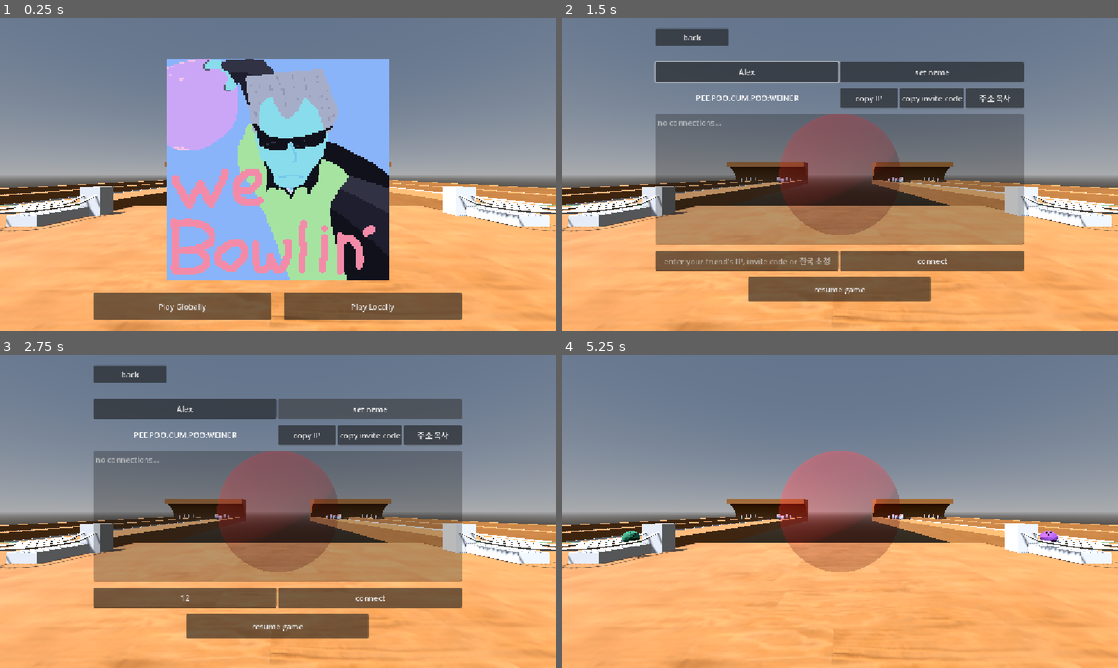
Above: before the commit, frames 1-4 (two rows, left to right).
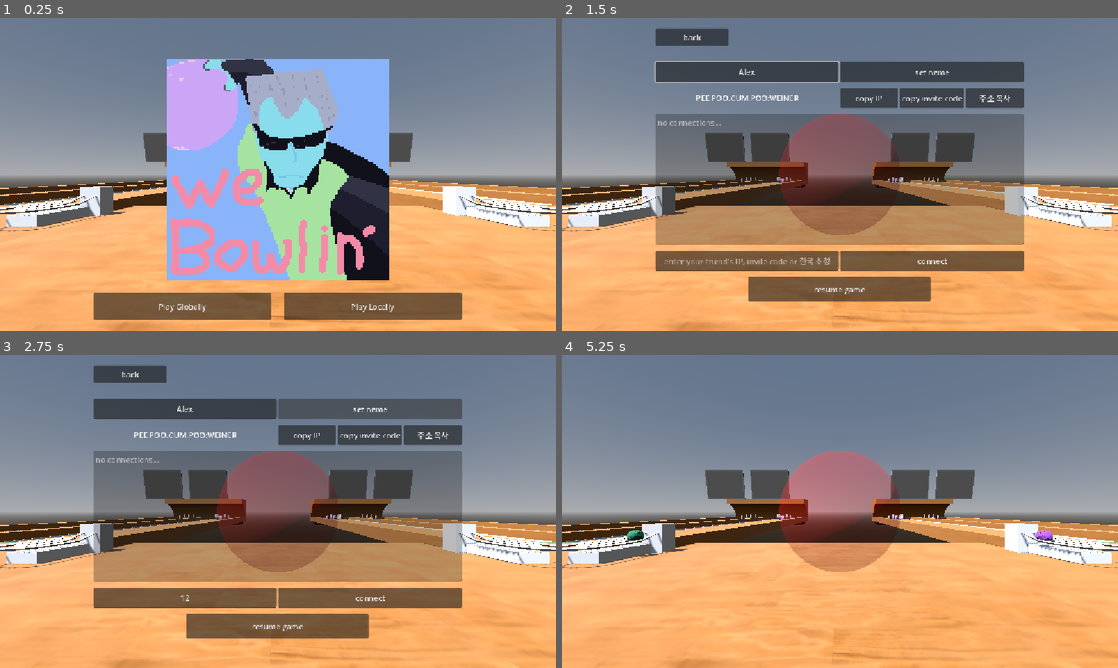
Above: after the commit, the same moments.

Repository: fennylol/wee_bowling
Game: Godot game, scene res://wee_bowlin.tscn
Two runs of this game, one before a commit and one after it. Both use one fixed random seed, a clock stepped at 60 frames per second and the inputs below.
Inputs (mouse positions are in pixels of both pictures, inside the frame that each line leads up to):
- Up to frame 1 (0.25 s): no input
- Up to frame 2 (1.5 s): click "Play Globally" at 0.5 s; click (745, 71) at 1.27 s; type "Alex" at 1.35 s
- Up to frame 3 (2.75 s): click (183, 599) at 1.5 s; type "12" at 1.58 s; click "set name" at 2 s
- Up to frame 4 (5.25 s): click "copy IP" at 2.75 s; click "copy invite code" at 3.5 s; click "주소 복사" at 4.25 s; click "resume game" at 5 s

The runs differ from the first frame. In frame 1, 0.8% of the frame differs, in the area x 25-75%, y 36-46%; in frame 2, 2.6%; in frame 3, 2.6%; in frame 4, 2.8%, in the area x 10-90%, y 36-65%.

Commit message:
extra sound, extra tv

Diff:
--- a/ball/Ball.tscn
+++ b/ball/Ball.tscn
@@ -5,6 +5,7 @@
 
 [sub_resource type="PhysicsMaterial" id="PhysicsMaterial_3uk5a"]
 friction = 0.0
+rough = true
 bounce = 0.5
 
 [sub_resource type="SphereShape3D" id="SphereShape3D_bsava"]
--- a/ball/ball.gd
+++ b/ball/ball.gd
@@ -54,11 +54,11 @@
    set_name("Ball_" + str(int(attribute_a*100)) + "_" + str(int(attribute_b)))
 
 func _handle_collision(_body:Node3D) -> void:
-   if linear_velocity.length() > 3.0:
-      if not Mouth.playing:
-         Mouth.volume_linear = lerp(0.1, 1.0, inverse_lerp(3.0, 100.0, linear_velocity.length()))
-         Mouth.stream = BONK_SOUNDS[randi_range(0,BONK_SOUNDS.size()-1)]
-         Mouth.play()
+   if not Mouth.playing and not IsHeld \
+   and linear_velocity.length() > 3.0:
+      Mouth.volume_linear = lerp(0.1, 1.0, inverse_lerp(3.0, 100.0, linear_velocity.length()))
+      Mouth.stream = BONK_SOUNDS[randi_range(0,BONK_SOUNDS.size()-1)]
+      Mouth.play()
 
 func _process(_delta: float) -> void:
    if (abs(global_position.distance_to(ParentBallMachine.global_position)) > KILL_DIST\
--- a/ball/ball_machines/ball_machine.gd
+++ b/ball/ball_machines/ball_machine.gd
@@ -18,7 +18,7 @@
       var new_ball: Ball = BALL_NODE.instantiate()
       new_ball.register(("%s:ball:%d" % [get_path(), i]).hash())
       new_ball.ParentBallMachine = self
-      new_ball.Cleared = true
+      new_ball.IsCleared = true
       new_ball.cleared.connect(_handle_cleared_ball.bind(new_ball))
       BallNodes.append(new_ball)
 
@@ -28,8 +28,8 @@
 
 func _return_ball(ball: Ball) -> void:
    ball.position = Vector3(0,1,-0.1)
-   ball.linear_velocity = Vector3(0.0,0.0,-3.5) * basis
-   ball.Cleared = false
+   ball.linear_velocity = Vector3(0.0,0.0,-2.5) * basis
+   ball.IsCleared = false
    # so a peer that hasn't returned this ball yet can't clear it again
    ball.ClaimCounter += 1
    add_child(ball)
@@ -39,11 +39,11 @@
    data.resize(BallNodes.size() * 5)
    for i in BallNodes.size():
       data.encode_u32(i*5, BallNodes[i].ClaimCounter)
-      data.encode_u8(i*5 + 4, BallNodes[i].Cleared)
+      data.encode_u8(i*5 + 4, BallNodes[i].IsCleared)
    return data
 
-@warning_ignore("integer_division")
 func apply_remote_state(data: PackedByteArray) -> void:
+   @warning_ignore("integer_division")
    for i in min(BallNodes.size(), data.size() / 5):
       if data.decode_u8(i*5 + 4): BallNodes[i].remote_clear(data.decode_u32(i*5))
 
@@ -52,7 +52,7 @@
    for ball:Ball in BallNodes:
       if ball_released:
          ball.QueueTime += MIN_BALL_GAP
-      elif ball.QueueTime <= 0.0 and ball.Cleared:
+      elif ball.QueueTime <= 0.0 and ball.IsCleared:
          ball_released = true
          _return_ball(ball)
       else:
--- a/map/lane/duel_lane.gd
+++ b/map/lane/duel_lane.gd
@@ -1,3 +1,4 @@
+@tool
 extends Node3D
 class_name DuelLane
 
--- a/map/lane/duel_lane.tscn
+++ b/map/lane/duel_lane.tscn
@@ -100,9 +100,6 @@
 [sub_resource type="ViewportTexture" id="ViewportTexture_c1rww"]
 viewport_path = NodePath("Side2/SubViewport")
 
-[sub_resource type="BoxMesh" id="BoxMesh_yd35y"]
-size = Vector3(6.4, 4.8, 6.4)
-
 [node name="DuelLane" type="Node3D" unique_id=903776092]
 script = ExtResource("1_54uiw")
 
@@ -306,11 +303,13 @@
 [node name="TV" type="MeshInstance3D" parent="Side" unique_id=1429990421]
 transform = Transform3D(0.8528685, -0.15038373, -0.5, 0.17364818, 0.9848077, 0, 0.49240386, -0.08682409, 0.8660254, 8, 10, 0)
 layers = 2
+cast_shadow = 0
 mesh = SubResource("BoxMesh_c1rww")
 
 [node name="Sprite3D" type="Sprite3D" parent="Side/TV" unique_id=806471897]
 transform = Transform3D(-4.371139e-08, 0, 1, 0, 1, 0, -1, 0, -4.371139e-08, -0.13, 0, 0)
 layers = 2
+cast_shadow = 0
 pixel_size = 0.035
 texture = SubResource("ViewportTexture_bsava")
 
@@ -354,6 +353,7 @@
 [node name="TV" type="MeshInstance3D" parent="Side2" unique_id=1420058479]
 transform = Transform3D(0.85286844, -0.15038371, 0.5, 0.17364816, 0.98480767, 0, -0.49240384, 0.08682408, 0.8660254, 8, 10, 0)
 layers = 2
+cast_shadow = 0
 mesh = SubResource("BoxMesh_c1rww")
 
 [node name="Sprite3D" type="Sprite3D" parent="Side2/TV" unique_id=214102199]
@@ -374,16 +374,3 @@
 transform = Transform3D(1, 0, 0, 0, 1, 0, 0, 0, 1, 4, 2.5, 0)
 shape = SubResource("BoxShape3D_pxq22")
 disabled = true
-
-[node name="TV" type="MeshInstance3D" parent="." unique_id=660141968]
-transform = Transform3D(0.99999994, 0, 0, 0, 0.99999994, 0, 0, 0, 1, 0, 10, 0)
-visible = false
-layers = 2
-mesh = SubResource("BoxMesh_yd35y")
-
-[node name="Sprite3D" type="Sprite3D" parent="TV" unique_id=1537561966]
-transform = Transform3D(-4.371139e-08, 0, 1, 0, 1, 0, -1, 0, -4.371139e-08, -0.13, 0, 0)
-visible = false
-layers = 2
-pixel_size = 0.035
-texture = SubResource("ViewportTexture_bsava")
--- /dev/null
+++ b/map/lane/lane.gd
@@ -0,0 +1,8 @@
+@tool
+extends Node3D
+class_name Lane
+
+@onready var ActionCam: Camera3D = $SubViewport/Camera3D
+
+func _ready() -> void:
+   ActionCam.global_position = global_position + Vector3(0, 7.5, -17.75)
--- a/map/lane/lane.tscn
+++ b/map/lane/lane.tscn
@@ -1,8 +1,15 @@
 [gd_scene format=3 uid="uid://ci6ptsk1f0dn7"]
 
 [ext_resource type="Material" uid="uid://b7b6y78efjcw" path="res://map/WoodFloor061_1K-JPG/WoodFloor061_1K-JPG.tres" id="1_2honu"]
+[ext_resource type="Script" uid="uid://bglfkplrj2o03" path="res://map/lane/lane.gd" id="1_e4ou1"]
 [ext_resource type="ArrayMesh" uid="uid://ch4b0i13bmdg6" path="res://map/quarter_pipe_mesh.tres" id="2_e4ou1"]
 [ext_resource type="Script" uid="uid://ty6gqo2ifypq" path="res://pins/pin_setter.gd" id="3_ifauo"]
+
+[sub_resource type="BoxMesh" id="BoxMesh_e4ou1"]
+size = Vector3(0.125, 5.125, 6.75)
+
+[sub_resource type="ViewportTexture" id="ViewportTexture_t7xp4"]
+viewport_path = NodePath("SubViewport")
 
 [sub_resource type="BoxMesh" id="BoxMesh_t7xp4"]
 size = Vector3(35, 0.5, 5)
@@ -34,7 +41,35 @@
 [sub_resource type="StandardMaterial3D" id="StandardMaterial3D_e4ou1"]
 albedo_color = Color(0.6509804, 0.8901961, 0.6313726, 1)
 
+[sub_resource type="BoxMesh" id="BoxMesh_ifauo"]
+size = Vector3(2.5, 1, 8)
+
+[sub_resource type="StandardMaterial3D" id="StandardMaterial3D_t7xp4"]
+transparency = 1
+albedo_color = Color(0, 0, 0, 0.98039216)
+
 [node name="Lane" type="Node3D" unique_id=1630502424]
+script = ExtResource("1_e4ou1")
+
+[node name="SubViewport" type="SubViewport" parent="." unique_id=387948921]
+size = Vector2i(256, 193)
+
+[node name="Camera3D" type="Camera3D" parent="SubViewport" unique_id=1156961046]
+transform = Transform3D(-1, 8.444392e-08, -2.2626683e-08, 0, 0.25881907, 0.9659258, 8.742278e-08, 0.9659258, -0.25881907, 0, 7.5, -17.75)
+cull_mask = 1048573
+fov = 45.0
+
+[node name="TV" type="MeshInstance3D" parent="." unique_id=179355086]
+transform = Transform3D(-4.3047308e-08, 7.590402e-09, 1, 0.17364816, 0.9848076, 0, -0.9848076, 0.17364816, -4.371139e-08, 0, 6.5, -7.5)
+layers = 2
+cast_shadow = 0
+mesh = SubResource("BoxMesh_e4ou1")
+
+[node name="Sprite3D" type="Sprite3D" parent="TV" unique_id=1197487099]
+transform = Transform3D(-4.371139e-08, 0, 1, 0, 1, 0, -1, 0, -4.371139e-08, -0.13, 0, 0)
+layers = 2
+pixel_size = 0.025
+texture = SubResource("ViewportTexture_t7xp4")
 
 [node name="floor_mesh" type="MeshInstance3D" parent="." unique_id=1718858023]
 transform = Transform3D(-4.371139e-08, 0, -1, 0, 1, 0, 1, 0, -4.371139e-08, 0, -0.25, 0)
@@ -102,3 +137,8 @@
 transform = Transform3D(1, 0, 0, 0, 1, 0, 0, 0, 1, 0, 0, 17.5)
 mesh = SubResource("BoxMesh_2honu")
 surface_material_override/0 = SubResource("StandardMaterial3D_e4ou1")
+
+[node name="pit" type="MeshInstance3D" parent="." unique_id=612284786]
+transform = Transform3D(-4.371139e-08, 0, 1, 0, 1, 0, -1, 0, -4.371139e-08, 0, -0.75, -18.75)
+mesh = SubResource("BoxMesh_ifauo")
+surface_material_override/0 = SubResource("StandardMaterial3D_t7xp4")
--- a/map/lane/lane_pair.tscn
+++ b/map/lane/lane_pair.tscn
@@ -18,6 +18,7 @@
 
 [node name="QuarterPipeMesh" type="MeshInstance3D" parent="." unique_id=528848757]
 transform = Transform3D(-3.7748947e-07, 4.3711393e-07, 17, -4.371139e-07, -5, 1.4861872e-06, 5, -4.3711384e-07, 1.2834644e-06, 0, 2, -18.75)
+layers = 2
 material_override = ExtResource("1_mii5u")
 mesh = ExtResource("2_jtt48")
 
--- a/pins/pin.gd
+++ b/pins/pin.gd
@@ -27,11 +27,11 @@
    body_entered.connect(_handle_collision)
 
 func _handle_collision(_body:Node3D) -> void:
-   if linear_velocity.length() > 0.5 \
-   or angular_velocity.length() > 0.5:
-      if not Mouth.playing:
-         Mouth.stream = BONK_SOUNDS[randi_range(0,BONK_SOUNDS.size()-1)]
-         Mouth.play()
+   if not Mouth.playing and not IsHeld \
+   and (linear_velocity.length() > 0.5 \
+   or angular_velocity.length() > 0.5):
+      Mouth.stream = BONK_SOUNDS[randi_range(0,BONK_SOUNDS.size()-1)]
+      Mouth.play()
 
 func _physics_process(_delta: float) -> void:
    if linear_velocity.length() < 0.1 \
--- a/pins/pin_setter.gd
+++ b/pins/pin_setter.gd
@@ -80,7 +80,7 @@
    mask.resize(ceili(MaxPins / 8.0))
    for i:int in MaxPins:
       var pin = GameObject.Registry.get(_pin_id(Generation, i))
-      if is_instance_valid(pin) and not pin.Cleared: mask[i >> 3] |= 1 << (i & 7)
+      if is_instance_valid(pin) and not pin.IsCleared: mask[i >> 3] |= 1 << (i & 7)
    return mask
 
 func apply_remote_state(generation: int, mask: PackedByteArray) -> void:
@@ -89,7 +89,7 @@
    for i:int in MaxPins:
       if (i >> 3) < mask.size() and mask[i >> 3] & (1 << (i & 7)): continue
       var pin = GameObject.Registry.get(_pin_id(Generation, i))
-      if is_instance_valid(pin) and not pin.Cleared: pin.remote_clear(pin.ClaimCounter)
+      if is_instance_valid(pin) and not pin.IsCleared: pin.remote_clear(pin.ClaimCounter)
 
 #func _reset_pins() -> void:
    #for i:int in MaxPins:
--- a/player/game_object.gd
+++ b/player/game_object.gd
@@ -18,7 +18,8 @@
 var RegistryID: int
 var OwnerID: int = 0
 var ClaimCounter: int = 0
-var Cleared: bool = false
+var IsCleared: bool = false
+var IsHeld: bool = false
 
 var _HasTarget: bool = false
 var _TargetPos := Vector3.ZERO
@@ -53,7 +54,7 @@
 # ownership #
 # ========= #
 func claim(by_pickup: bool) -> bool:
-   if Cleared: return false
+   if IsCleared: return false
    if OwnerID == LocalID: return true
    if OwnerID != 0 and not by_pickup: return false
    ClaimCounter += 1
@@ -79,19 +80,19 @@
 # clearing #
 # ======== #
 func try_clear() -> void:
-   if Cleared: return
+   if IsHeld or IsCleared: return
    if OwnerID != 0 and OwnerID != LocalID: return
    ClaimCounter += 1
    _clear()
    Events.object_cleared.emit(self)
 
 func remote_clear(counter: int) -> void:
-   if Cleared or counter < ClaimCounter: return
+   if IsCleared or counter < ClaimCounter: return
    ClaimCounter = counter
    _clear()
 
 func _clear() -> void:
-   Cleared = true
+   IsCleared = true
    OwnerID = 0
    _HasTarget = false
    cleared.emit()
@@ -100,7 +101,7 @@
 # data handling #
 # ============= #
 func should_broadcast() -> bool:
-   if OwnerID != LocalID or Cleared: return false
+   if OwnerID != LocalID or IsCleared: return false
    if not sleeping:
       _SentAsleep = false
       return true
@@ -118,7 +119,7 @@
    return data
 
 func on_state_data(data: PackedByteArray) -> void:
-   if Cleared or data.size() < OWNERSHIP_DATA_SIZE + TRANSFORM_DATA_SIZE: return
+   if IsCleared or data.size() < OWNERSHIP_DATA_SIZE + TRANSFORM_DATA_SIZE: return
    if accept_claim(data.decode_u32(0), data.decode_u32(4)):
       on_transform_data(data.slice(OWNERSHIP_DATA_SIZE))
 
--- a/player/player/player.gd
+++ b/player/player/player.gd
@@ -5,14 +5,27 @@
 const JUMP_VELOCITY = 4.5
 const KILL_DEPTH: float = -5.0
 const TRANSFORM_DATA_SIZE = 4*9
-const REGISTRY_ID_SIZE: int = 4
 
-static var Registry: Dictionary
-var RegistryID: int
+const GRAB_FORCE: float = 150.0
+const GRAB_DAMPING: float = 0.95
+
+const THROW_SOUNDS: Array[AudioStream] = [
+   preload("res://player/sounds/throw_0.mp3"),
+   preload("res://player/sounds/throw_1.mp3"),
+   preload("res://player/sounds/throw_2.mp3"),
+   preload("res://player/sounds/throw_3.mp3"),
+   preload("res://player/sounds/throw_4.mp3")
+]
+const RARE_THROW_SOUNDS: Array[AudioStream] = [
+   preload("res://player/sounds/throw_rare_0.mp3"),
+   preload("res://player/sounds/throw_rare_1.mp3")
+]
 
 @onready var _Camera = $Camera3D
-@onready var ObjCatcher: Area3D = $Camera3D/ObjCatcher
-@onready var ObjectVisualizerMesh: MeshInstance3D = $Camera3D/ObjCatcher/ObjectVisualizerMesh
+@onready var _ObjCatcher: Area3D = $Camera3D/ObjCatcher
+@onready var _ObjectVisualizerMesh: MeshInstance3D = $Camera3D/ObjCatcher/ObjectVisualizerMesh
+@onready var _MouthForScreaming: AudioStreamPlayer3D = $mouth_for_screaming
+
 
 signal grabbed_object(registry_id: int, released: bool)
 
@@ -32,8 +45,6 @@
 var GrabbableObj: GameObject = null
 var GrabbedObj: GameObject = null
 
-var GrabForce: float = 150.0
-var GRAB_DAMPING: float = 0.95
 
 # ╭----------------╮
 # |    UTILITY     |
@@ -82,8 +93,8 @@
    _DidGrabMatial.albedo_color = Color.DEEP_SKY_BLUE
    _DidGrabMatial.albedo_color.a = 0.25
 
-   ObjCatcher.body_entered.connect(_handle_body_entered)
-   ObjCatcher.body_exited.connect(_handle_body_exited)
+   _ObjCatcher.body_entered.connect(_handle_body_entered)
+   _ObjCatcher.body_exited.connect(_handle_body_exited)
 
 func _handle_body_entered(body: Node3D) -> void:
    if body is GameObject:
@@ -92,7 +103,7 @@
 func _handle_body_exited(body: Node3D) -> void:
    if body is GameObject:
       GrabbableObj = null
-      for other_body in ObjCatcher.get_overlapping_bodies():
+      for other_body in _ObjCatcher.get_overlapping_bodies():
          if other_body is GameObject:
             GrabbableObj = other_body
             break
@@ -109,16 +120,22 @@
    if Input.is_action_just_pressed("grab") and GrabbableObj and GrabbableObj.claim(true):
       grabbed_object.emit(GrabbableObj.RegistryID, false)
       GrabbedObj = GrabbableObj
+      GrabbedObj.IsHeld = true
    if Input.is_action_just_released("grab") and GrabbedObj:
+      if GrabbedObj.linear_velocity.length() > 3.0:
+         _MouthForScreaming.stream = THROW_SOUNDS[randi_range(0,THROW_SOUNDS.size()-1)] if randi_range(0,25) < 25 else  RARE_THROW_SOUNDS[randi_range(0,RARE_THROW_SOUNDS.size()-1)]
+         _MouthForScreaming.play()
+
       grabbed_object.emit(GrabbedObj.RegistryID, true)
+      GrabbedObj.IsHeld = false
       GrabbedObj = null
 
    if position.y <= KILL_DEPTH:
       position = Vector3.ZERO
 
-   ObjectVisualizerMesh.mesh.material = _DidGrabMatial if GrabbedObj else \
-                                        _CanGrabMatial if GrabbableObj else \
-                                        _SadMaterial
+   _ObjectVisualizerMesh.mesh.material = _DidGrabMatial if GrabbedObj else \
+                                         _CanGrabMatial if GrabbableObj else \
+                                         _SadMaterial
 
 # movement
 func _physics_process(delta):
@@ -129,7 +146,7 @@
 
    var input_dir = Input.get_vector("left", "right", "up", "down")
    var direction = (transform.basis * Vector3(input_dir.x, 0, input_dir.y)).normalized()
-   if direction:
+   if direction: # and not (GrabbedObj and Input.is_action_pressed("spin")):
       velocity.x = direction.x * SPEED
       velocity.z = direction.z * SPEED
    else:
@@ -138,9 +155,18 @@
 
    if GrabbedObj and GrabbedObj.OwnerID != GameObject.LocalID: GrabbedObj = null
    if GrabbedObj:
-      var vec_to := ObjCatcher.global_position - GrabbedObj.global_position
+      var vec_to := _ObjCatcher.global_position - GrabbedObj.global_position
       GrabbedObj.linear_velocity *= GRAB_DAMPING
-      GrabbedObj.linear_velocity += vec_to * delta * GrabForce
+      GrabbedObj.linear_velocity += vec_to * GRAB_FORCE * delta
+
+      #if Input.is_action_pressed("spin"):
+         #var spin_local := Vector3(input_dir.y, 0.0, -input_dir.x)
+         #GrabbedObj.angular_velocity += _Camera.global_basis * spin_local * SPIN_FORCE * delta
+      #else: GrabbedObj.angular_velocity *= SPIN_DAMPING
+
       grabbed_object.emit(GrabbedObj.RegistryID, false)
 
    move_and_slide()
+
+var SPIN_FORCE: float = 20.0
+var SPIN_DAMPING: float = 0.95
--- a/player/player/player.tscn
+++ b/player/player/player.tscn
@@ -21,6 +21,9 @@
 collision_mask = 128
 script = ExtResource("1_ue2xd")
 
+[node name="mouth_for_screaming" type="AudioStreamPlayer3D" parent="." unique_id=1165003107]
+unit_size = 15.0
+
 [node name="Camera3D" type="Camera3D" parent="." unique_id=1576378303]
 transform = Transform3D(1, 0, 0, 0, 1, 0, 0, 0, 1, 0, 1.75, 0)
 
--- a/project.godot
+++ b/project.godot
@@ -28,6 +28,11 @@
 "events": [Object(InputEventMouseButton,"resource_local_to_scene":false,"resource_name":"","device":-1,"window_id":0,"a …(253 unchanged characters)…
 ]
 }
+spin={
+"deadzone": 0.2,
+"events": [Object(InputEventMouseButton,"resource_local_to_scene":false,"resource_name":"","device":-1,"window_id":0,"alt_pressed":false,"shift_pressed":false,"ctrl_pressed":false,"meta_pressed":false,"button_mask":0,"position":Vector2(0, 0),"global_position":Vector2(0, 0),"factor":1.0,"button_index":2,"canceled":false,"pressed":false,"double_click":false,"script":null)
+]
+}
 
 [physics]
 
--- a/wee_bowling.gd
+++ b/wee_bowling.gd
@@ -209,7 +209,7 @@
 # unowned objects haven't moved since they spawned, so only owned ones are sent
 func _send_world_state_data(network_id: int) -> void:
    for game_obj in GameObject.Registry.values():
-     if is_instance_valid(game_obj) and game_obj.OwnerID == _OTP.NetworkID and not game_obj.Cleared:
+     if is_instance_valid(game_obj) and game_obj.OwnerID == _OTP.NetworkID and not game_obj.IsCleared:
        _send_gameobject_transform_data(game_obj, network_id)
    for setter: PinSetter in PinSetter.Registry.values():
      _send_pinsetter_state_data(setter, network_id)
@@ -273,7 +273,7 @@
 func _recieve_claim_ownership_data     (data: PackedByteArray) -> void:
    if data.size() < GameObject.REGISTRY_ID_SIZE + GameObject.OWNERSHIP_DATA_SIZE: return
    var game_obj = GameObject.Registry.get(data.decode_u32(0))
-   if is_instance_valid(game_obj) and not game_obj.Cleared:
+   if is_instance_valid(game_obj) and not game_obj.IsCleared:
       game_obj.accept_claim(data.decode_u32(GameObject.REGISTRY_ID_SIZE), data.decode_u32(GameObject.REGISTRY_ID_SIZE + 4))
 func _recieve_gameobject_cleared_data  (data: PackedByteArray) -> void:
    if data.size() < GameObject.REGISTRY_ID_SIZE + GameObject.COUNTER_SIZE: return
Not shown, added: map/lane/lane.gd.uid
Not shown, added: player/sounds/throw_0.mp3.import
Not shown, added: player/sounds/throw_1.mp3.import
Not shown, added: player/sounds/throw_2.mp3.import
Not shown, added: player/sounds/throw_3.mp3.import
Not shown, added: player/sounds/throw_4.mp3.import
Not shown, added: player/sounds/throw_rare_0.mp3.import
Not shown, added: player/sounds/throw_rare_1.mp3.import
Not shown, added: player/sounds/throw_0.mp3
Not shown, added: player/sounds/throw_1.mp3
Not shown, added: player/sounds/throw_2.mp3
Not shown, added: player/sounds/throw_3.mp3
(and 3 more such lines)
